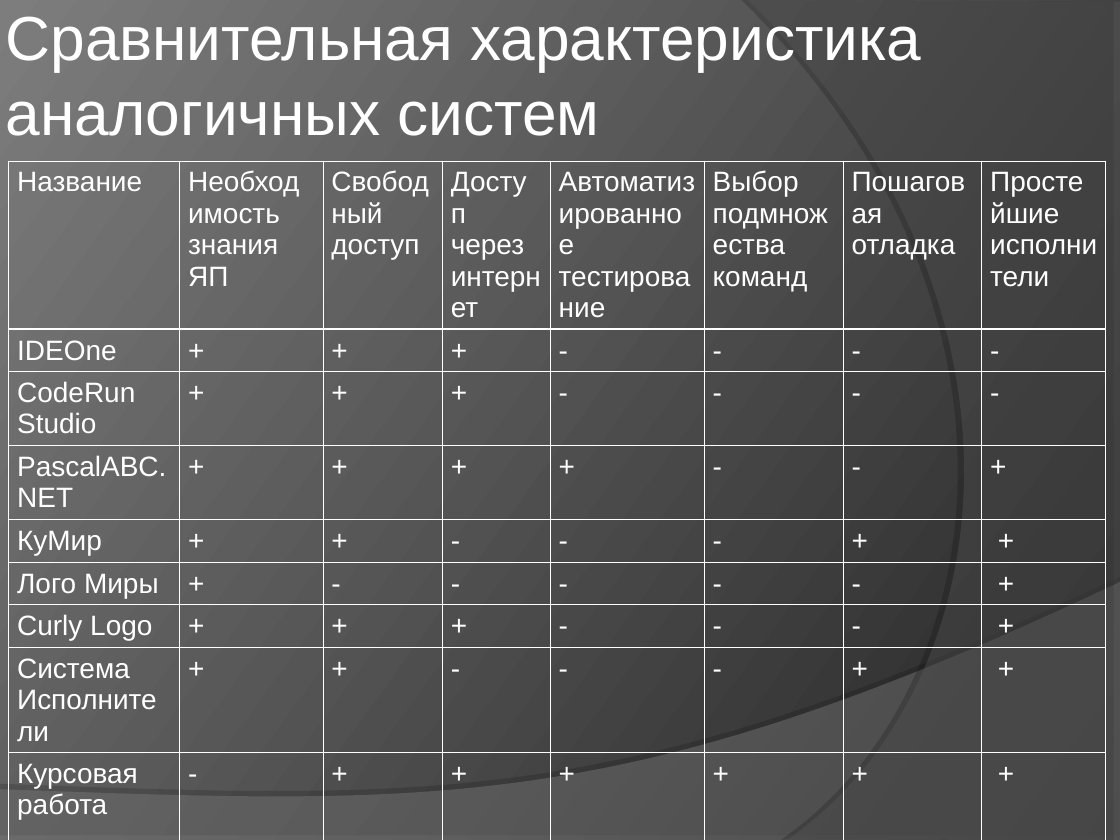
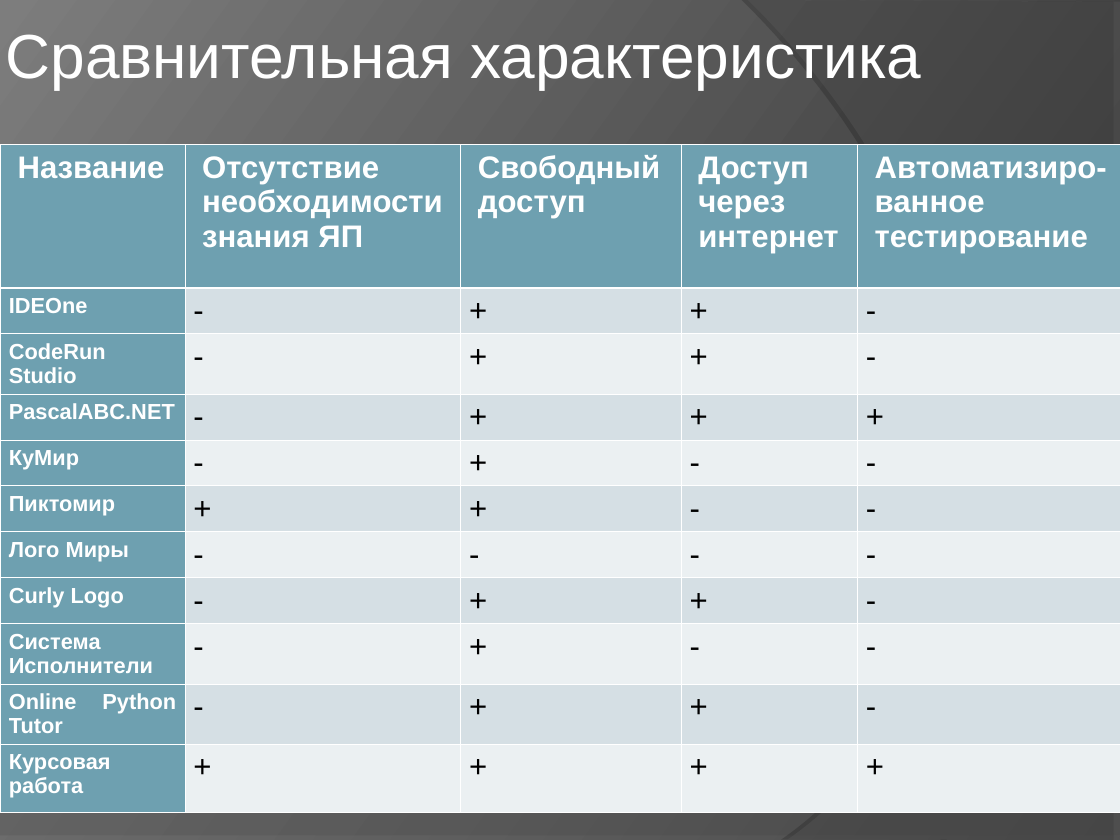
Before and after one commit to klenin/cats-junior, a slide deck: slide 5 of C8503A_Vasilyeva_presentation.ppt. Drawn at 1120x840 pixels with LibreOffice and Linux fonts; fonts in the diff are those of the drawing. Boxes give left, top, right and bottom in pixels: in the first picture for what was removed or moved away, otherwise in the second. Text is boxed around its words. In the diff, an @@ line names an element or a change of style, - is before the commit and + after.

```diff
--- a/C8503A_Vasilyeva_presentation.ppt
+++ b/C8503A_Vasilyeva_presentation.ppt
@@ title at [6, 34, 921, 89]: text changed @@
-Сравнительная характеристика аналогичных систем
+Сравнительная характеристика
@@ table at [0, 144, 1120, 802] @@
-Название | Необходимость знания ЯП | Свободный доступ | Доступ через интернет | Автоматизированное тестирование | Выбор подмножества команд | Пошаговая отладка | Простейшие исполнители
-IDEOne | + | + | + | - | - | - | -
-CodeRun Studio | + | + | + | - | - | - | -
-PascalABC.NET | + | + | + | + | - | - | +
-КуМир | + | + | - | - | - | + | +
-Лого Миры | + | - | - | - | - | - | +
-Curly Logo | + | + | + | - | - | - | +
-Система Исполнители | + | + | - | - | - | + | +
-Курсовая работа | - | + | + | + | + | + | +
+Название | Отсутствие / необходимости знания ЯП | Свободный доступ | Доступ через / интернет | Автоматизиро-ванное тестирование
+IDEOne | - | + | + | -
+CodeRun Studio | - | + | + | -
+PascalABC.NET | - | + | + | +
+КуМир | - | + | - | -
+Пиктомир | + | + | - | -
+Лого Миры | - | - | - | -
+Curly Logo | - | + | + | -
+Система Исполнители | - | + | - | -
+Online Python Tutor | - | + | + | -
+Курсовая работа | + | + | + | +
@@ table: place and size @@
-table at [9, 161, 1107, 824]
+table at [0, 144, 1120, 802]
```
Also in this commit, not shown: 3 other slides changed, 2 slides added, 1 slide removed, 2 other files.
